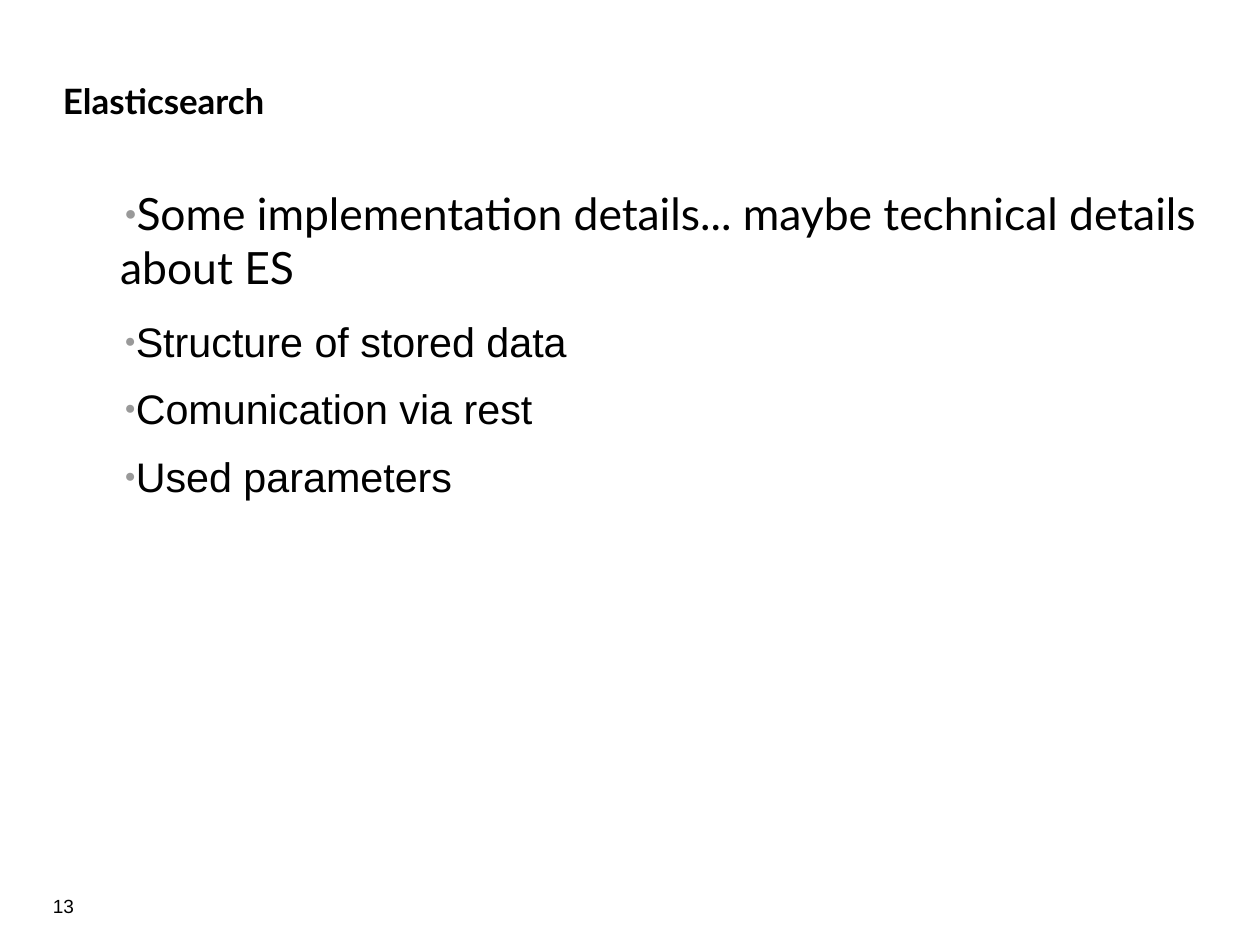
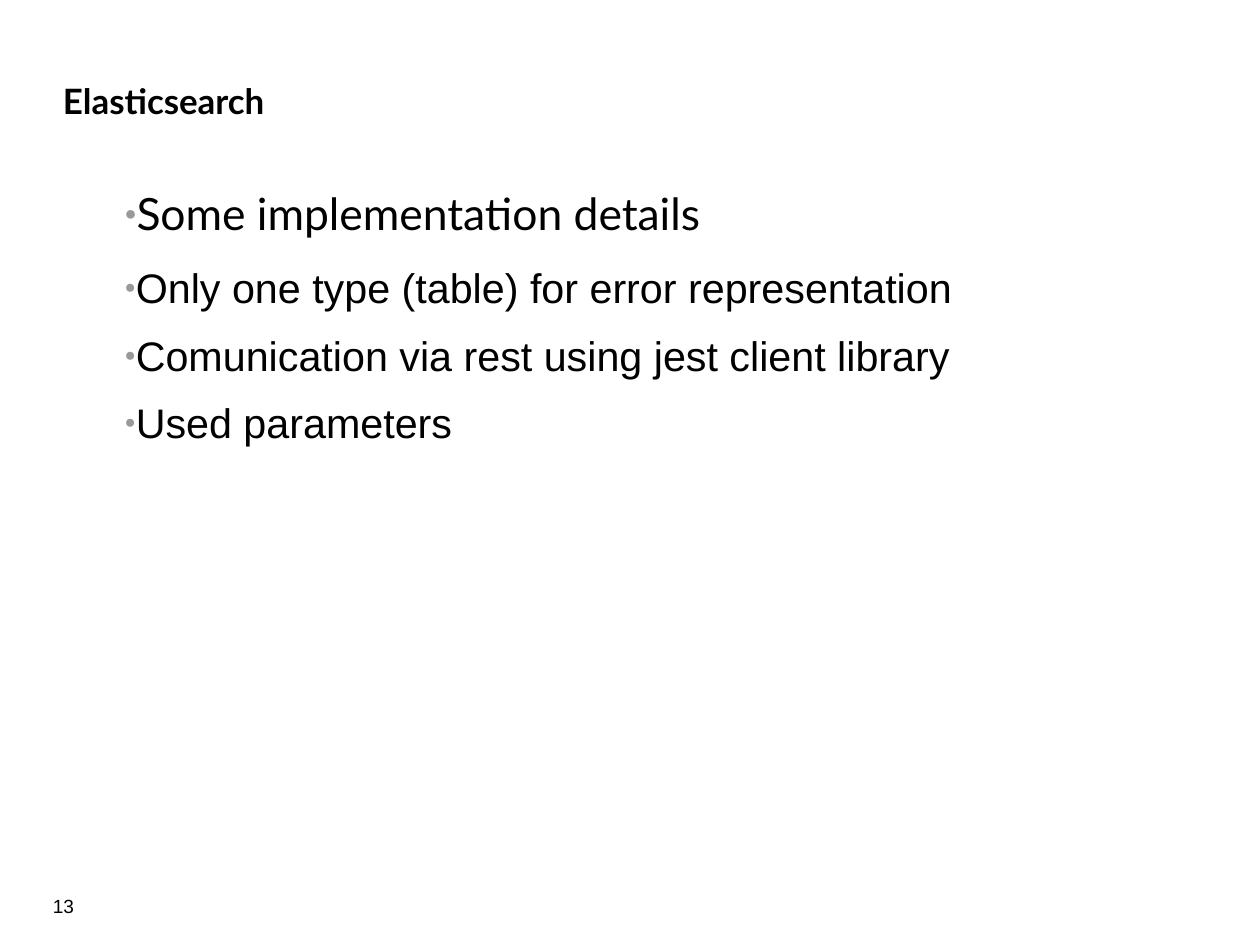
Before and after one commit to Stefan365/pred, a slide deck: slide 13 of save_to_mysql.odp. Drawn at 1260x945 pixels with LibreOffice and Linux fonts; fonts in the diff are those of the drawing; background and template pictures are left out. Boxes give left, top, right and bottom in pixels: in the first picture for what was removed or moved away, otherwise in the second. Text is boxed around its words. In the diff, an @@ line names an element or a change of style, - is before the commit and + after.

Commit message:
Update technological details slide

```diff
--- a/save_to_mysql.odp
+++ b/save_to_mysql.odp
@@ text at bbox=[136, 197, 952, 379]: text changed; size 28 to 26 pt; font Lato to Arial @@
-● Some implementation details... maybe technical details about ES
-  ● Structure of stored data
-  ● Comunication via rest
+● Some implementation details
+  ● Only one type (table) for error representation
+  ● Comunication via rest using jest client library
```
